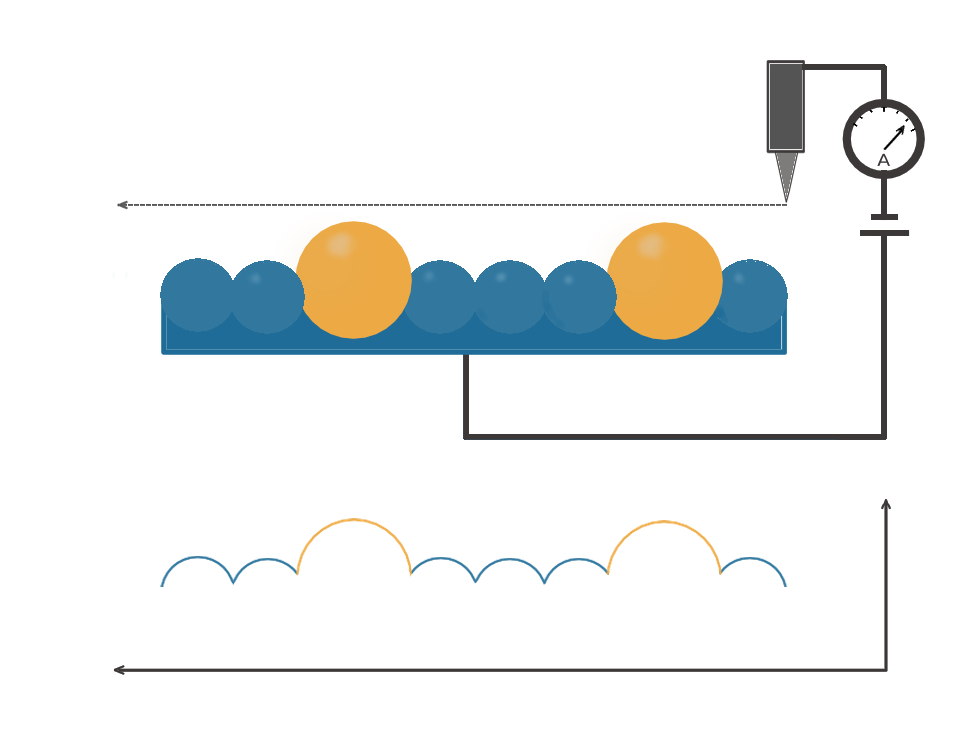
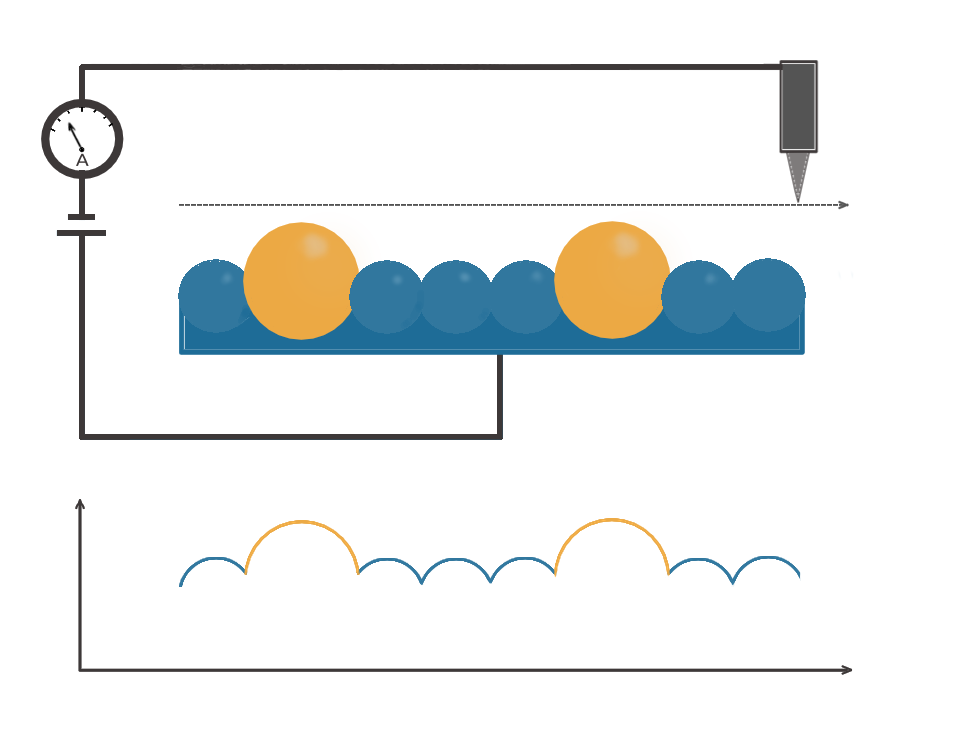
Two versions of the same layered image (966 x 748). Layer-by-layer changes:
removed layer "Paint Layer 11 (pasted)" over (x1=832, y1=64, x2=925, y2=192)
removed layer "Paint Layer 5 Merged" over (x1=722, y1=60, x2=850, y2=210)
added layer "Paint Layer 11 (pasted) Merged" above "Paint Layer 2 (pasted) Merged" over (x1=41, y1=128, x2=124, y2=192)
added layer "Paint Layer 2 (pasted) Merged" above "Paint Layer 2 Merged" over (x1=64, y1=63, x2=320, y2=256)
renamed "Paint Layer 10 Merged" to "Paint Layer 2 Merged", painted on it over (x1=75, y1=384, x2=891, y2=675)
painted on "Copy of Paint Layer 1 (pasted) Merged" over (x1=41, y1=60, x2=925, y2=440)
painted on "Paint Layer 9 Merged" over (x1=41, y1=64, x2=925, y2=675)
painted on "Background" over (x1=41, y1=60, x2=925, y2=675)
hid "Paint Layer 10 Merged", painted on it over (x1=75, y1=499, x2=801, y2=632)
